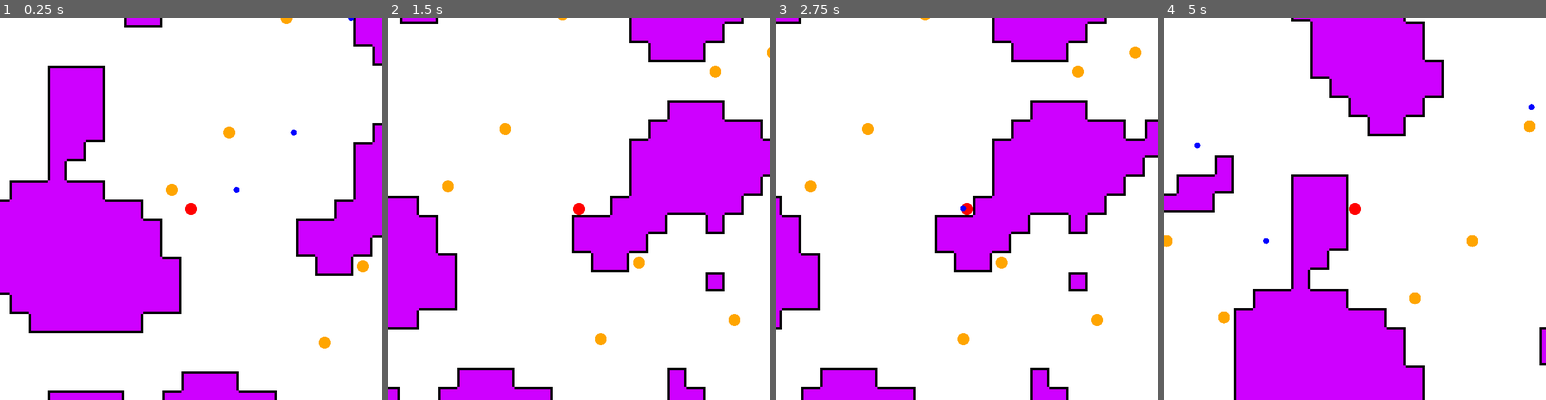
Above: before the commit, frames 1-4 (left to right).
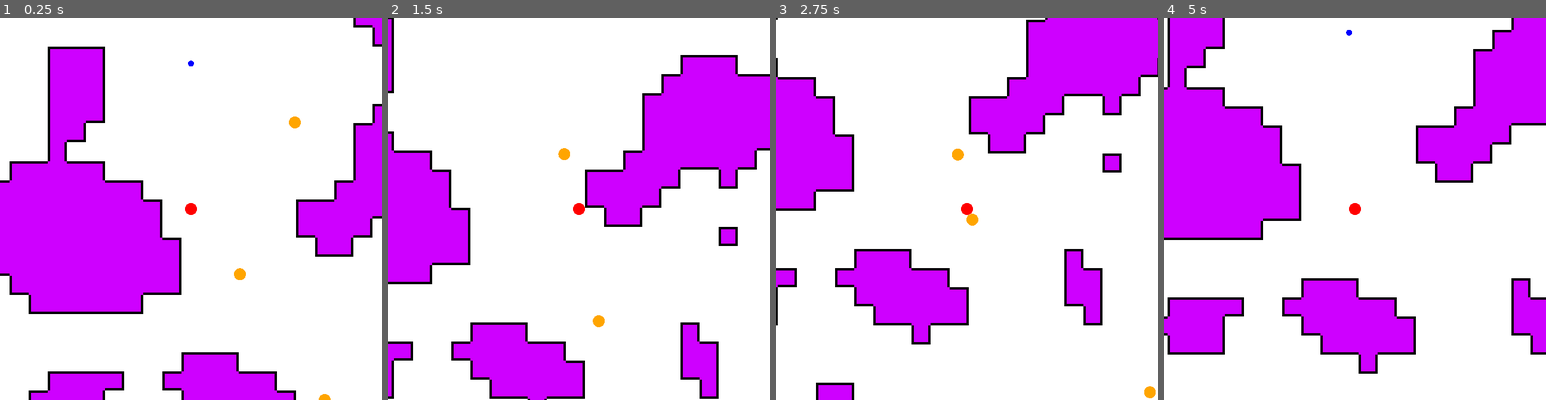
Above: after the commit, the same moments.

Repository: the-alex-g/TrialByFire
Game: Godot game, scene res://Main/Main.tscn
Two runs of this game, one before a commit and one after it. Both use one fixed random seed, a clock stepped at 60 frames per second and the inputs below.
Inputs (mouse positions are in pixels of both pictures, inside the frame that each line leads up to):
- Up to frame 1 (0.25 s): no input
- Up to frame 2 (1.5 s): tap Enter (teleport) at 0.5 s; move the mouse to (663, 189) at 0.52 s; hold D (right) 0.53-1.28 s; click (663, 189) at 0.6 s; move the mouse to (502, 228) at 1.27 s; hold S (down) from 1.28 s (still down); click (502, 228) at 1.35 s
- Up to frame 3 (2.75 s): move the mouse to (1005, 124) at 2.02 s; release S (down) at 2.03 s; hold D (right) from 2.03 s (still down); hold Enter (teleport) from 2.03 s (still down); click (1005, 124) at 2.3 s
- Up to frame 4 (5 s): move the mouse to (1335, 285) at 2.77 s; release D (right) at 2.78 s; release Enter (teleport) at 2.78 s; hold W (up) 2.78-3.53 s; click (1335, 285) at 2.85 s; move the mouse to (1469, 266) at 3.52 s; hold A (left) from 3.53 s (still down); click (1469, 266) at 3.6 s; move the mouse to (1240, 151) at 4.27 s; tap Enter (teleport) at 4.35 s; click (1240, 151) at 4.55 s

The runs differ from the first frame. In frame 1, 14% of the frame differs, in the area x 0-100%, y 0-100%; in frame 2, 28%; in frame 3, 38%; in frame 4, 46%.

Commit message:
Add melee enemy
And make turret enemy only shoot if it can see you

Diff:
--- a/project/Enemy/Enemy.gd
+++ b/project/Enemy/Enemy.gd
@@ -6,13 +6,6 @@
 
 var _activated := false
 var _target : KinematicBody2D = null
-
-
-func _process(_delta:float)->void:
-	if not _activated:
-		return
-
-	look_at(_target.global_position)
 
 
 func _draw()->void:
@@ -28,3 +21,8 @@
 func activate(player)->void:
 	_activated = true
 	_target = player
+
+
+func _can_see_target()->bool:
+	var intersection := get_world_2d().direct_space_state.intersect_ray(position, _target.global_position, [self])
+	return intersection.collider == _target
--- /dev/null
+++ b/project/Enemy/MeleeEnemy.gd
@@ -0,0 +1,57 @@
+extends Enemy
+
+const ATTACK_COOLDOWN_TIME := 1.0
+const SPEED := 100.0
+
+var _player_in_range := false
+var _can_attack := true
+var _has_seen_target := false
+var _should_move := false
+
+onready var _cooldown_timer = $AttackTimer as Timer
+
+
+func _ready()->void:
+	_cooldown_timer.wait_time += randf()
+
+
+func _process(delta:float)->void:
+	if not _activated:
+		return
+
+	if _player_in_range and _can_attack:
+		_attack()
+
+	if _can_see_target():
+		if not _has_seen_target:
+			_has_seen_target = true
+		_should_move = true
+
+		look_at(_target.global_position)
+
+	if _should_move:
+		var direction := Vector2.RIGHT.rotated(rotation)
+		var collision := move_and_collide(direction * SPEED * delta)
+
+		if collision != null:
+			_should_move = false
+
+
+func _attack()->void:
+	_can_attack = false
+	_target.hit(damage)
+	_cooldown_timer.start(ATTACK_COOLDOWN_TIME + randf())
+
+
+func _on_HitArea_body_entered(body:PhysicsBody2D)->void:
+	if body == _target:
+		_player_in_range = true
+
+
+func _on_HitArea_body_exited(body:PhysicsBody2D)->void:
+	if body == _target:
+		_player_in_range = false
+
+
+func _on_AttackTimer_timeout()->void:
+	_can_attack = true
--- /dev/null
+++ b/project/Enemy/MeleeEnemy.tscn
@@ -0,0 +1,28 @@
+[gd_scene load_steps=4 format=2]
+
+[ext_resource path="res://Enemy/MeleeEnemy.gd" type="Script" id=1]
+
+[sub_resource type="CircleShape2D" id=1]
+
+[sub_resource type="RectangleShape2D" id=2]
+extents = Vector2( 3.5, 10 )
+
+[node name="MeleeEnemy" type="KinematicBody2D"]
+script = ExtResource( 1 )
+damage = 3
+
+[node name="CollisionShape2D" type="CollisionShape2D" parent="."]
+shape = SubResource( 1 )
+
+[node name="HitArea" type="Area2D" parent="."]
+
+[node name="CollisionShape2D" type="CollisionShape2D" parent="HitArea"]
+position = Vector2( 14.5, 0 )
+shape = SubResource( 2 )
+
+[node name="AttackTimer" type="Timer" parent="."]
+one_shot = true
+
+[connection signal="body_entered" from="HitArea" to="." method="_on_HitArea_body_entered"]
+[connection signal="body_exited" from="HitArea" to="." method="_on_HitArea_body_exited"]
+[connection signal="timeout" from="AttackTimer" to="." method="_on_AttackTimer_timeout"]
--- a/project/Enemy/TurretEnemy.gd
+++ b/project/Enemy/TurretEnemy.gd
@@ -16,7 +16,9 @@
 	if not _activated:
 		return
 
-	if _can_shoot:
+	look_at(_target.global_position)
+
+	if _can_shoot and _can_see_target():
 		_shoot()
 
 
--- a/project/Enemy/TurretEnemy.tscn
+++ b/project/Enemy/TurretEnemy.tscn
@@ -13,5 +13,6 @@
 shape = SubResource( 1 )
 
 [node name="ShootTimer" type="Timer" parent="."]
+autostart = true
 
 [connection signal="timeout" from="ShootTimer" to="." method="_on_ShootTimer_timeout"]
--- a/project/Main/Main.gd
+++ b/project/Main/Main.gd
@@ -5,6 +5,7 @@
 const BOARD_SIZE := 100
 const EMPTY_TILE := 1
 const WALL_TILE := 3
+const ENEMY_PATHS := ["res://Enemy/TurretEnemy.tscn", "res://Enemy/MeleeEnemy.tscn"]
 
 var _potential_player_positions = [] as PoolVector2Array
 
@@ -46,7 +47,7 @@
 		_tilemap.set_cell(x, y, EMPTY_TILE)
 		if x > 1 and y > 1 and x < BOARD_SIZE and y < BOARD_SIZE:
 			if randi() % 100 < PERCENT_CHANCE_OF_ENEMY:
-				var enemy = load("res://Enemy/TurretEnemy.tscn").instance()
+				var enemy = load(ENEMY_PATHS[randi()%ENEMY_PATHS.size()]).instance()
 				enemy.position = _tilemap.map_to_world(Vector2(x, y)) + Vector2(16, 16)
 				_enemy_container.add_child(enemy)
 			else:
--- a/project/Player/Player.gd
+++ b/project/Player/Player.gd
@@ -8,6 +8,7 @@
 
 var _time_teleport_key_held := 0.0
 var _damage := 1
+var _health := 0
 
 
 func _physics_process(delta:float)->void:
@@ -45,4 +46,4 @@
 
 
 func hit(damage_done:int)->void:
-	pass
+	_health -= damage_done
